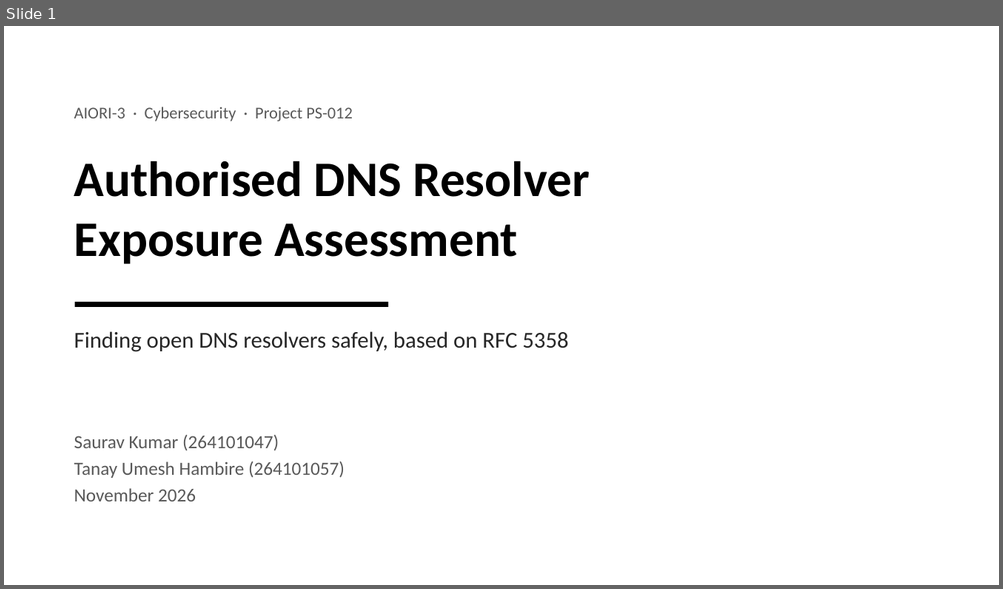
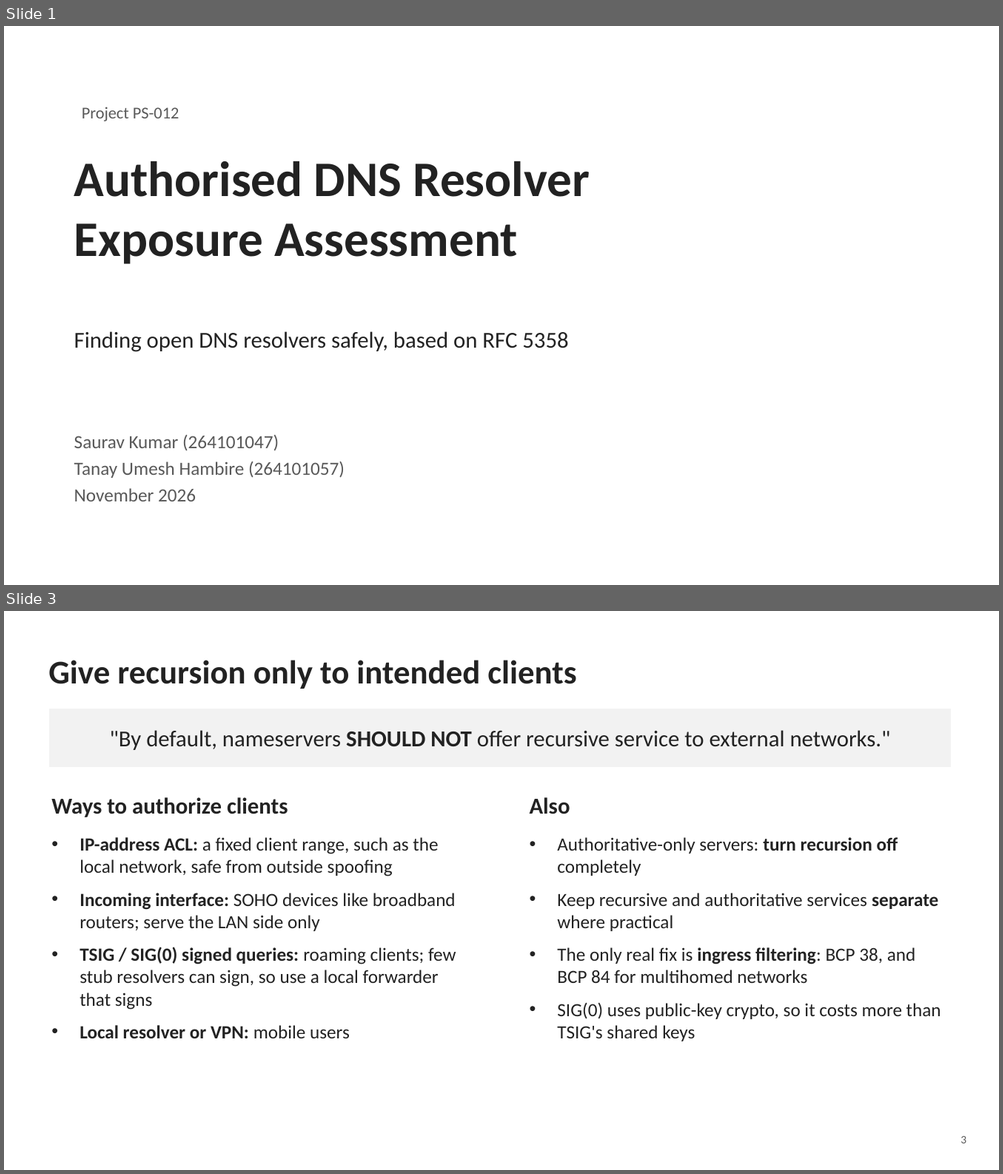
Before and after one commit to saurav-kr1/ps012-dns-resolver-exposure, a slide deck: docs/PS-012_Presentation.pptx. Shown one above the other, each under a label of ours: slide 1 before the commit, slides 1 and 3 after it; the slides between them are not shown. The pictures are 1003x589 and 1003x1174 pixels, drawn with LibreOffice and Linux fonts; fonts in the diff are those of the drawing. Boxes give left, top, right and bottom in pixels: in the first picture for what was removed or moved away, otherwise in the second. Text is boxed around its words. In the diff, an @@ line names an element or a change of style, - is before the commit and + after.

```diff
--- a/docs/PS-012_Presentation.pptx
+++ b/docs/PS-012_Presentation.pptx
@@ slide 3 added at (4, 611, 999, 1170), background #FFFFFF @@
@@ text added at (48, 660, 576, 689), 32 pt, text #222222, bold @@
+Give recursion only to intended clients
@@ rectangle added at (48, 708, 951, 768), fill #F2F2F2, outline #FFFFFF 1.25 pt, 22 pt, text #222222 @@
+"By default, nameservers SHOULD NOT offer recursive service to external networks."
@@ text added at (51, 797, 288, 817), 22 pt, text #222222, bold @@
+Ways to authorize clients
@@ text added at (529, 797, 570, 815), 22 pt, text #222222, bold @@
+Also
@@ text added at (79, 837, 455, 1039), 18 pt, text #222222 @@
+• IP-address ACL: a fixed client range, such as the local network, safe from outside spoofing
+• Incoming interface: SOHO devices like broadband routers; serve the LAN side only
+• TSIG / SIG(0) signed queries: roaming clients; few stub resolvers can sign, so use a local forwarder that signs
+• Local resolver or VPN: mobile users
@@ text added at (557, 837, 941, 1042), 18 pt, text #222222 @@
+• Authoritative-only servers: turn recursion off completely
+• Keep recursive and authoritative services separate where practical
+• The only real fix is ingress filtering: BCP 38, and BCP 84 for multihomed networks
+• SIG(0) uses public-key crypto, so it costs more than TSIG's shared keys
@@ text added at (960, 1136, 966, 1144), 11 pt, text #595959 @@
+3
@@ slide 1 changed as well @@
@@ text at (82, 107, 179, 121): text changed @@
-AIORI-3 · Cybersecurity · Project PS-012
+Project PS-012
@@ text "Authorised DNS Resolver" at (74, 161, 589, 264): text colour #000000 to #222222 @@
@@ rectangle removed at (75, 302, 388, 307) @@
```
Also in this commit, not shown: 9 other slides changed, 5 other slides added, 5 slides removed, 1 other file.
